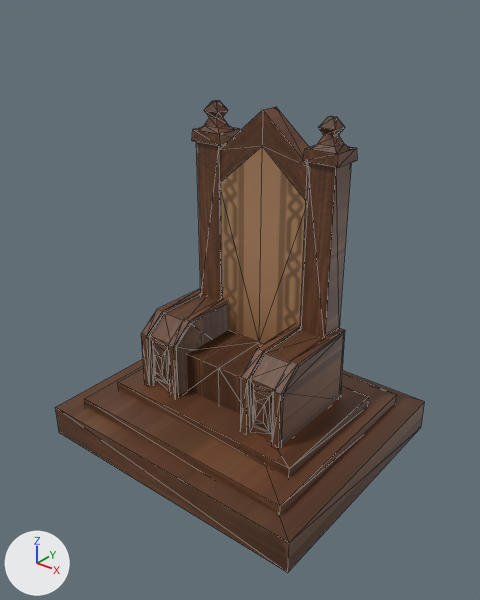
A saved change to the glTF model Assets/Level/Props/Throne_01.glb.
Camera for both pictures: a 50 mm lens placed at (9.16, -11.5, 10.16), pointed at (0.25, -0.36, 3.25). The axes (+X, +Y, +Z) are drawn at lower left. The lights are the same throughout. The older version comes first. Mesh edges are drawn as thin lines. Vertices at exactly the same position are counted once.

Names of what the first picture shows: 'Throne_01'.
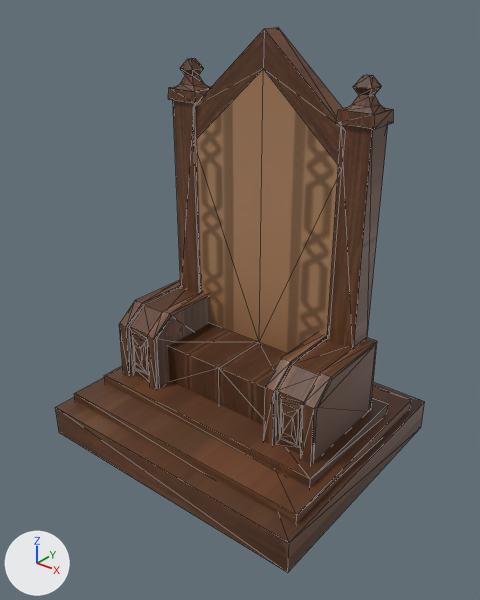
Changed parts and their boxes [x1, y1, x2, y2] in the pictures (480 x 600 px; the box of a moved part takes in the faces that stretch with it):
'Throne_01', reshaped (15% taller): before [55, 100, 425, 572]; after [55, 27, 425, 572]
part 1 of me_cube_027, moved or reshaped: before [84, 366, 396, 515]; after [74, 377, 411, 524]
part 2 of me_cube_027, moved or reshaped: before [118, 368, 369, 477]; after [104, 366, 388, 487]
part 3 of me_cube_027, moved or reshaped: before [141, 100, 357, 448]; after [119, 27, 393, 464]

The change, as a diff of the scene's bpy script:
```diff
--- a/Assets/Level/Props/Throne_01.glb.py
+++ b/Assets/Level/Props/Throne_01.glb.py
@@ me_cube_027 @@
 # used by ob_throne_01; location = (0.0, 0.0, 0.0)
-me_cube_027.from_pydata(...)  # 226 vertices, 420 faces; spans x -3.74..3.74, y -3.16..3.16, z -0.86..7.49
+me_cube_027.from_pydata(...)  # 226 vertices, 420 faces; spans x -3.74..3.74, y -3.16..3.16, z -0.86..9.17
+# me_cube_027 part 1: the loose piece of 8 vertices spanning x -3.15..3.15, y -2.64..2.64, z -0.2..0.2 is scaled about its middle by (1.13, 1, 1)
+# me_cube_027 part 2: the loose piece of 8 vertices spanning x -2.78..2.78, y -1.78..1.78, z 0.13..0.44 is scaled about its middle by (1.2, 1, 1)
+# me_cube_027 part 3: 196 of 226 vertices moved; they spanned x -2.2..2.2, y -1.37..1.47, z 0.19..7.49 and now span x -3.03..3.07, y -1.37..1.47, z 0.19..9.17; mean shift (0.01, 0.0, 0.37); largest move (0.0, 0.77, 6.67) -> (0.0, 0.77, 8.36)
 me_cube_027.materials.append(mat_m_props_01)
```
